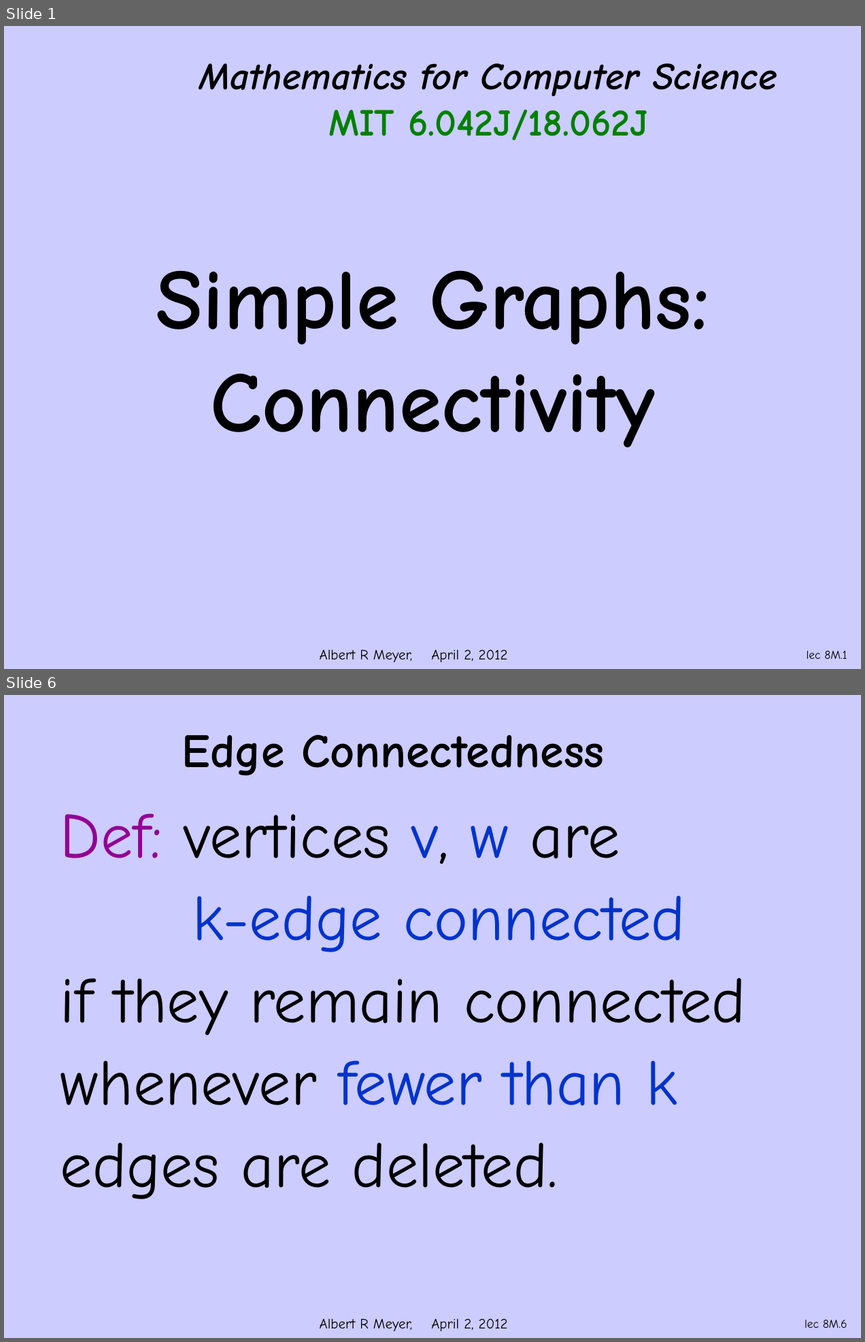
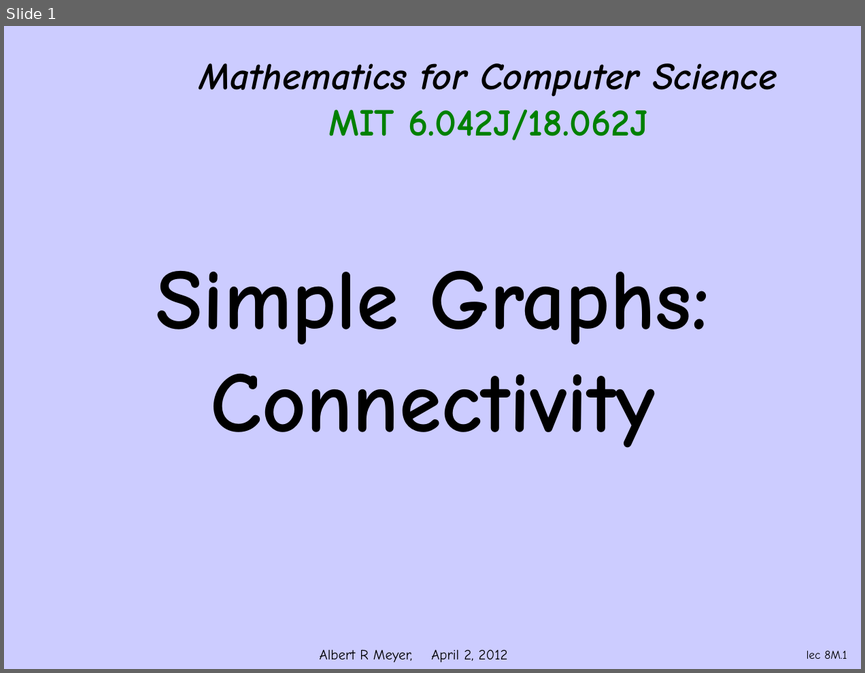
Before and after one commit to armeyer/mcs_web, a slide deck: spring12/slidesS12/simple-connect.pptx. Shown one above the other, each under a label of ours: slides 1 and 6 before the commit, slide 1 after it; the slides between them are not shown. The pictures are 865x1342 and 865x673 pixels, drawn with LibreOffice and Linux fonts; fonts in the diff are those of the drawing; background and template pictures are left out. Boxes give left, top, right and bottom in pixels: in the first picture for what was removed or moved away, otherwise in the second. Text is boxed around its words. In the diff, an @@ line names an element or a change of style, - is before the commit and + after.

Commit message:
add simple-k-connect.pptx, edit simple-connect.pptx

```diff
--- a/spring12/slidesS12/simple-connect.pptx
+++ b/spring12/slidesS12/simple-connect.pptx
@@ slide 6 removed at [4, 695, 861, 1338], background #CCCCFF; not listed: 1 template element that a slide beside it also shows @@
@@ title removed at [182, 734, 604, 776] @@
-Edge Connectedness
@@ text removed at [60, 813, 746, 1199] @@
-Def: vertices v, w are
-k-edge connected
-if they remain connected
-whenever fewer than k
-edges are deleted.
@@ page number removed at [804, 1319, 847, 1327] @@
-lec 8M.6
```
Also in this commit, not shown: 4 slides changed, 2 slides added, 12 other slides removed, 1 other file.
